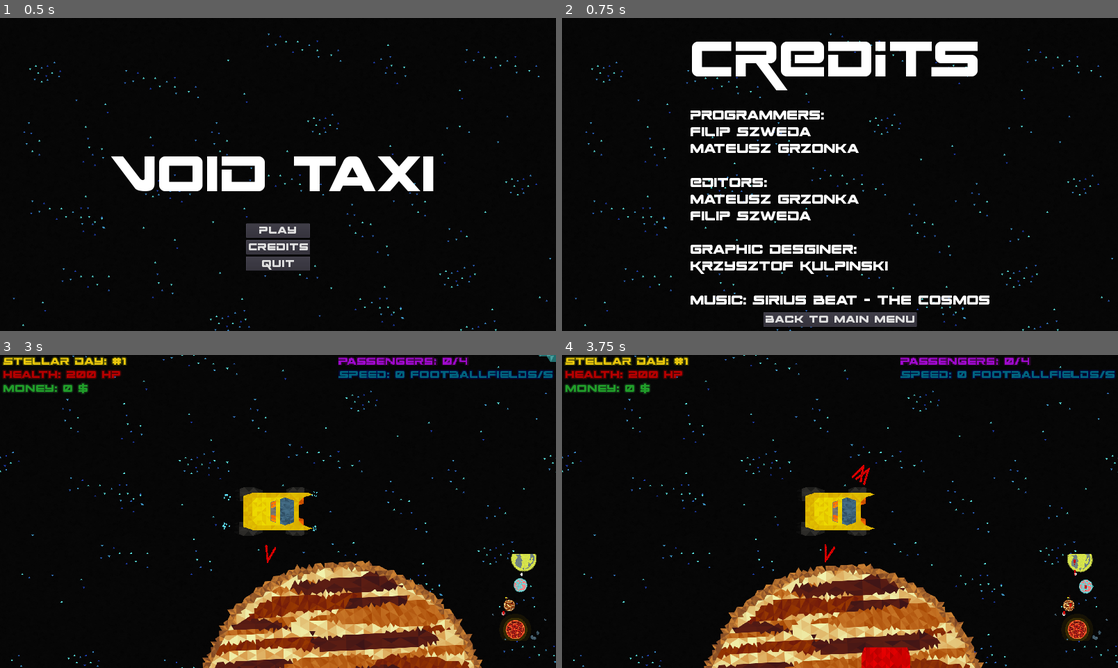
Above: before the commit, frames 1-4 (two rows, left to right).
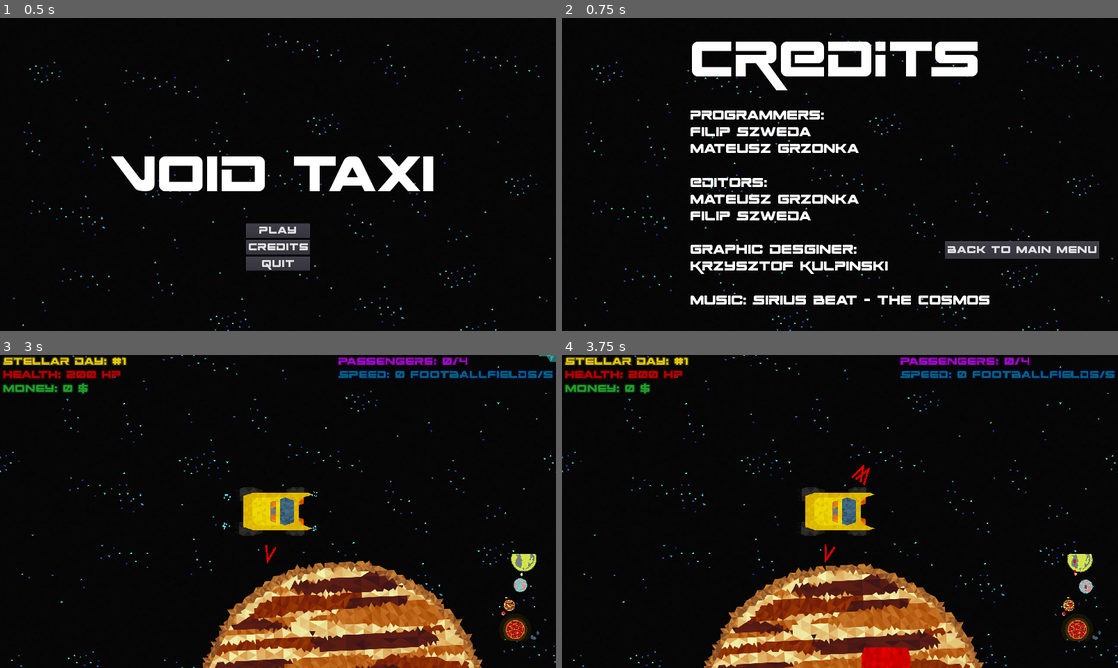
Above: after the commit, the same moments.

Repository: game-jam-team-gut/void-taxi
Game: Godot game, scene res://MainMenu.tscn
Two runs of this game, one before a commit and one after it. Both use one fixed random seed, a clock stepped at 60 frames per second and the inputs below.
Inputs:
- Up to frame 1 (0.5 s): no input
- Up to frame 2 (0.75 s): click "Credits" at 0.5 s
- Up to frame 3 (3 s): click "Back to Main Menu" at 1.25 s; click "Play" at 2 s; click "Play" at 2.75 s
- Up to frame 4 (3.75 s): hold Right (ui_right) from 3.53 s (still down); hold P from 3.53 s (still down)

Frame 1 is identical in both runs. In frame 2, 2.8% of the frame differs, in the area x 36-97%, y 71-99%; in frame 3, less than 0.1%; in frame 4, less than 0.1%.

Commit message:
Final touches

Diff:
--- a/Credits.tscn
+++ b/Credits.tscn
@@ -5,15 +5,15 @@
 [ext_resource path="res://Credits/Credits.gd" type="Script" id=3]
 
 [sub_resource type="DynamicFont" id=1]
+size = 48
+font_data = ExtResource( 2 )
+
+[sub_resource type="DynamicFont" id=2]
 size = 240
 font_data = ExtResource( 2 )
 
-[sub_resource type="DynamicFont" id=2]
+[sub_resource type="DynamicFont" id=3]
 size = 60
-font_data = ExtResource( 2 )
-
-[sub_resource type="DynamicFont" id=3]
-size = 48
 font_data = ExtResource( 2 )
 
 [node name="Credits" type="Control"]
@@ -27,6 +27,18 @@
 texture = ExtResource( 1 )
 centered = false
 
+[node name="Button" type="Button" parent="."]
+margin_left = 1321.89
+margin_top = 771.296
+margin_right = 1855.89
+margin_bottom = 830.296
+custom_fonts/font = SubResource( 1 )
+custom_colors/font_color_disabled = Color( 1, 1, 1, 1 )
+text = "Back to Main Menu"
+__meta__ = {
+"_edit_use_anchors_": false
+}
+
 [node name="VBoxContainer" type="VBoxContainer" parent="."]
 margin_left = 960.0
 margin_top = 40.0
@@ -39,15 +51,15 @@
 }
 
 [node name="Label" type="Label" parent="VBoxContainer"]
-margin_right = 1167.0
+margin_right = 1055.0
 margin_bottom = 213.0
-custom_fonts/font = SubResource( 1 )
+custom_fonts/font = SubResource( 2 )
 custom_colors/font_color = Color( 1, 1, 1, 1 )
 text = "CREDITS"
 
 [node name="MarginContainer" type="MarginContainer" parent="VBoxContainer"]
 margin_top = 217.0
-margin_right = 1167.0
+margin_right = 1055.0
 margin_bottom = 267.0
 custom_constants/margin_top = 50
 __meta__ = {
@@ -56,9 +68,9 @@
 
 [node name="Label2" type="Label" parent="VBoxContainer"]
 margin_top = 271.0
-margin_right = 1167.0
+margin_right = 1055.0
 margin_bottom = 952.0
-custom_fonts/font = SubResource( 2 )
+custom_fonts/font = SubResource( 3 )
 text = "Programmers:
 Filip Szweda
 Mateusz Grzonka
@@ -74,20 +86,4 @@
 __meta__ = {
 "_edit_use_anchors_": false
 }
-
-[node name="VBoxContainer2" type="VBoxContainer" parent="."]
-margin_left = 960.0
-margin_top = 2040.0
-margin_right = 960.0
-margin_bottom = 40.0
-grow_horizontal = 2
-grow_vertical = 2
-__meta__ = {
-"_edit_use_anchors_": false
-}
-
-[node name="Button" type="Button" parent="VBoxContainer2"]
-custom_fonts/font = SubResource( 3 )
-custom_colors/font_color_disabled = Color( 1, 1, 1, 1 )
-text = "Back to Main Menu"
-[connection signal="pressed" from="VBoxContainer2/Button" to="." method="_on_Button_pressed"]
+[connection signal="pressed" from="Button" to="." method="_on_Button_pressed"]
--- a/Void/PassengerPickupPoint.tscn
+++ b/Void/PassengerPickupPoint.tscn
@@ -28,7 +28,7 @@
 position = Vector2( 17.2243, 87.1241 )
 scale = Vector2( 0.7, 0.7 )
 frames = SubResource( 1 )
-frame = 3
+frame = 1
 playing = true
 offset = Vector2( 3.07477, -257.824 )
 
Binary file added: Moon3.ico
Not shown, added: export_presets.cfg
